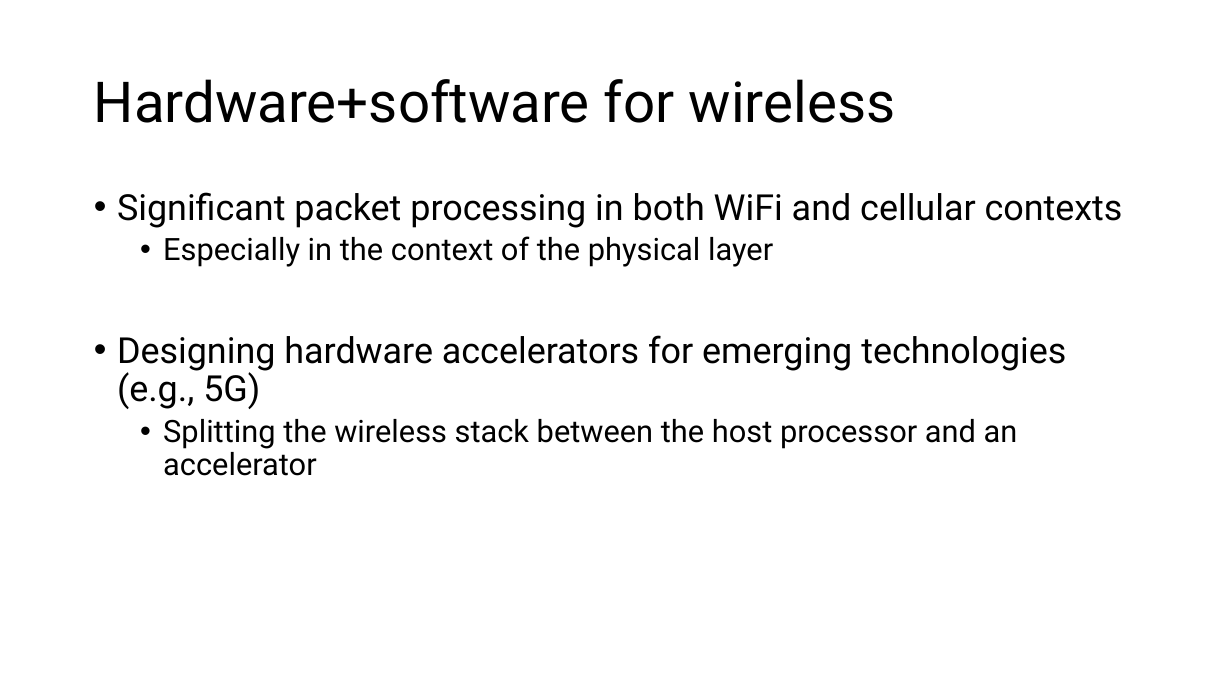
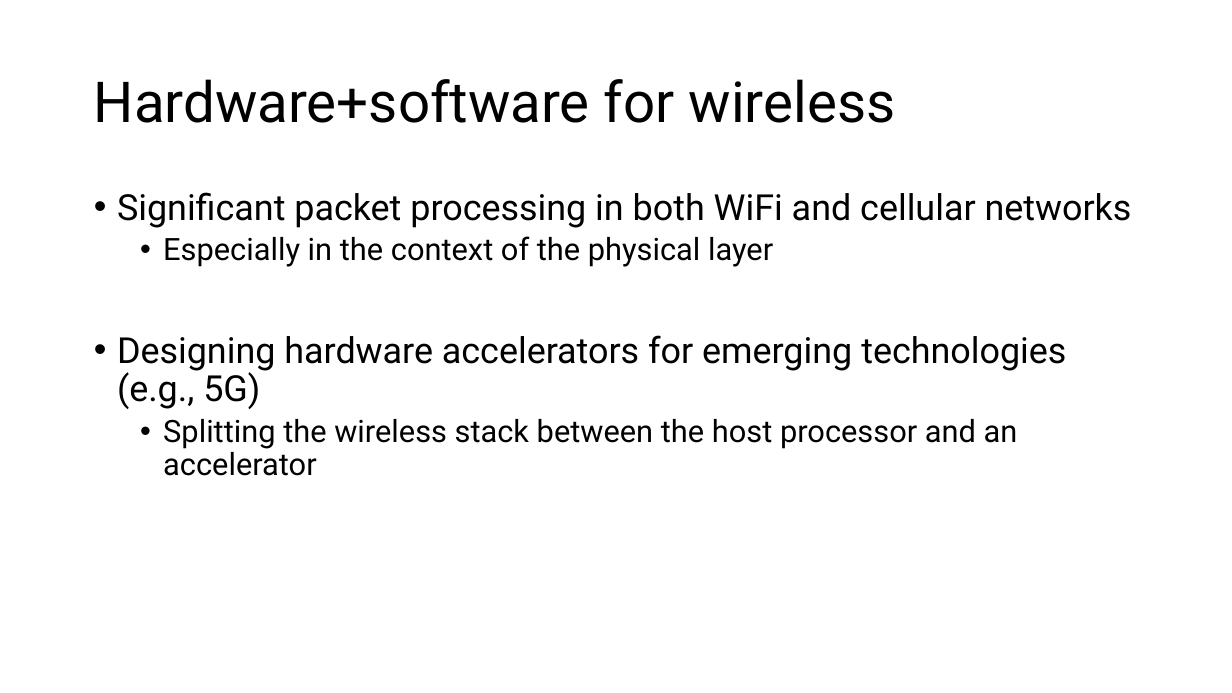
Before and after one commit to anirudhSK/pifo-domino-marple-ppts, a slide deck: slide 10 of nyu_wireless.pptx. Drawn at 1232x693 pixels with LibreOffice and Linux fonts; fonts in the diff are those of the drawing. Boxes give left, top, right and bottom in pixels: in the first picture for what was removed or moved away, otherwise in the second. Text is boxed around its words. In the diff, an @@ line names an element or a change of style, - is before the commit and + after.

Commit message:
Don't overuse the word context

```diff
--- a/nyu_wireless.pptx
+++ b/nyu_wireless.pptx
@@ text at (117, 192, 1132, 228): text changed @@
-• Significant packet processing in both WiFi and cellular contexts
+• Significant packet processing in both WiFi and cellular networks
```
